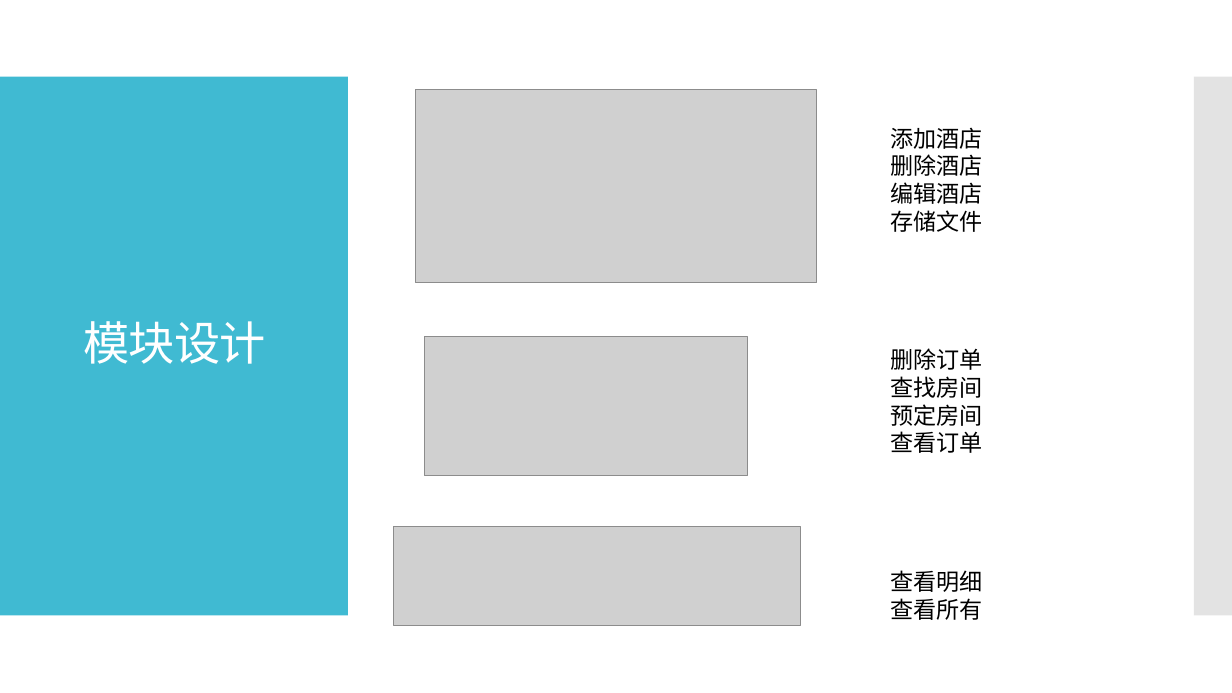
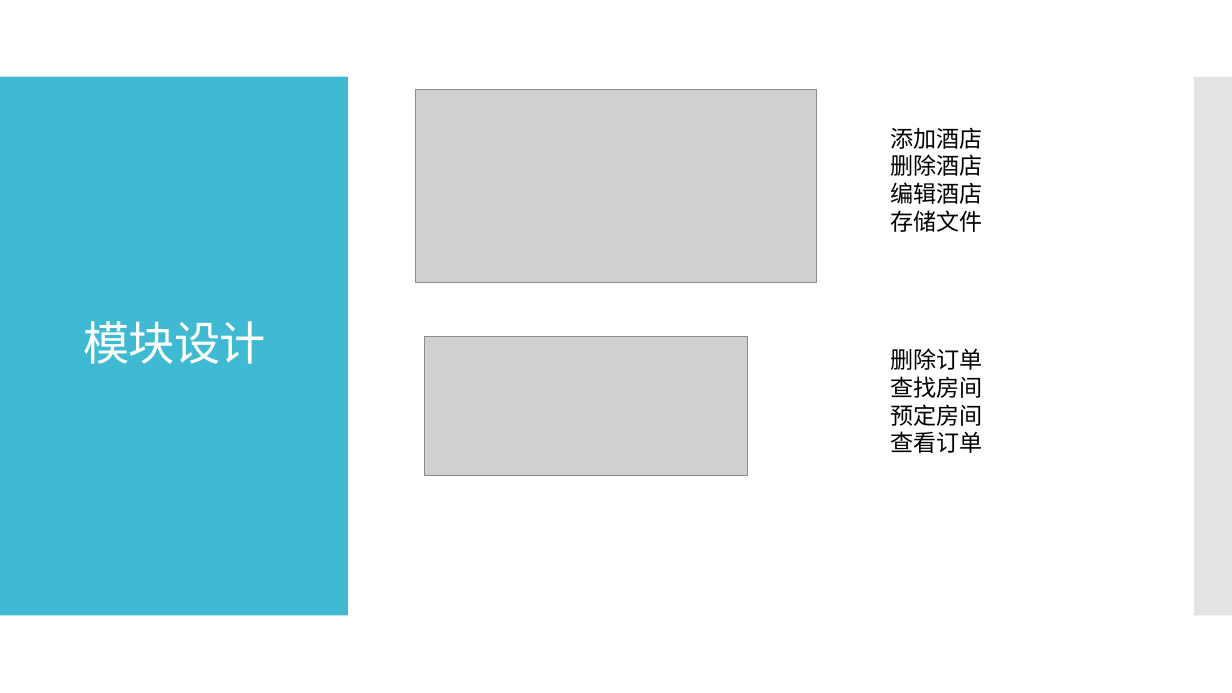
Before and after one commit to imagecser/hotelManage, a slide deck: slide 9 of lab1_initial.pptx (slide 10 before the commit). Drawn at 1232x693 pixels with LibreOffice and Linux fonts; fonts in the diff are those of the drawing; grey boxes stand for pictures. Boxes give left, top, right and bottom in pixels: in the first picture for what was removed or moved away, otherwise in the second. Text is boxed around its words. In the diff, an @@ line names an element or a change of style, - is before the commit and + after.

```diff
--- a/lab1_initial.pptx
+++ b/lab1_initial.pptx
@@ picture removed at (x1=394, y1=527, x2=800, y2=626) @@
@@ text at (x1=890, y1=570, x2=982, y2=620): paragraphs removed @@
-查看明细
-查看所有
```
Also in this commit, not shown: 2 other slides changed, 1 slide removed, 9 other files.
